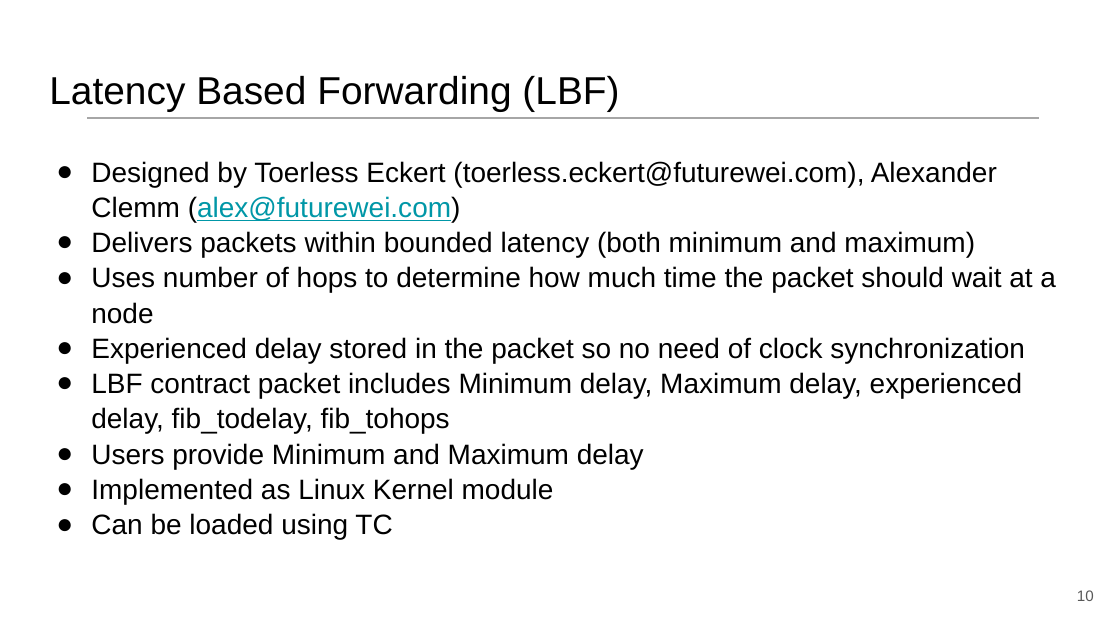
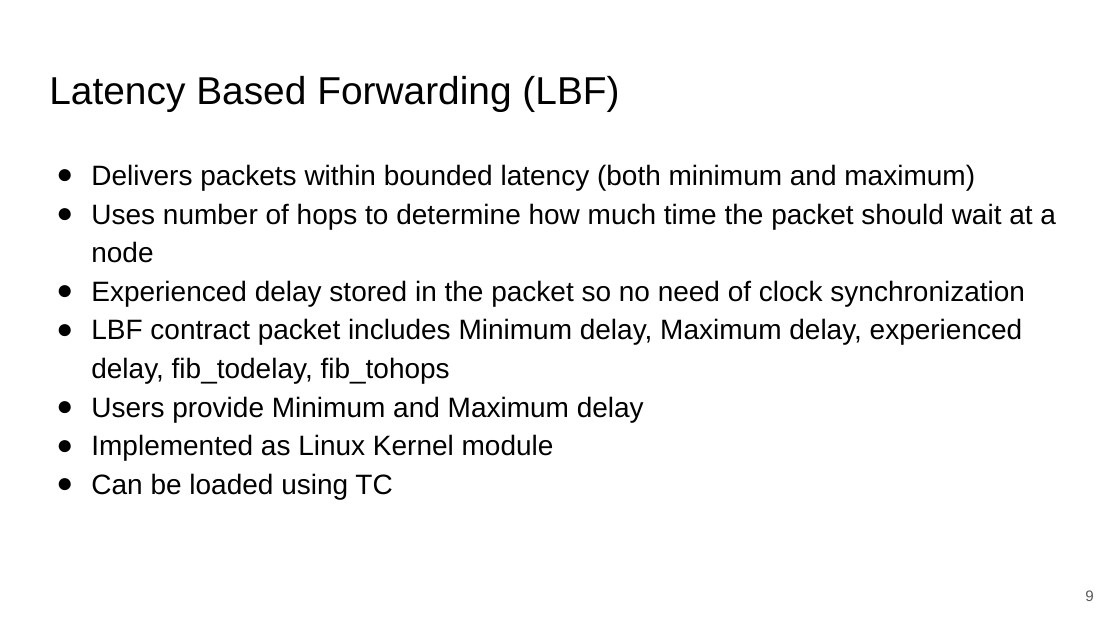
Before and after one commit to network2030/NewIP-Linux, a slide deck: slide 9 of docs/New IP Tutorial --Part-3.pptx (slide 10 before the commit). Drawn at 1120x630 pixels with LibreOffice and Linux fonts; fonts in the diff are those of the drawing. Boxes give left, top, right and bottom in pixels: in the first picture for what was removed or moved away, otherwise in the second. Text is boxed around its words. In the diff, an @@ line names an element or a change of style, - is before the commit and + after.

```diff
--- a/docs/New IP Tutorial --Part-3.pptx
+++ b/docs/New IP Tutorial --Part-3.pptx
@@ line removed from (87, 118) to (1040, 118) @@
@@ text "Delivers packets within bounded latency ..." at (91, 164, 1056, 499): line spacing 1.05 to 1.15 @@
@@ text at (91, 161, 997, 222): paragraph removed @@
-● Designed by Toerless Eckert (toerless.eckert@futurewei.com), Alexander Clemm (alex@futurewei.com)
@@ page number at (1085, 590, 1093, 601): text changed @@
-10
+9
```
Also in this commit, not shown: 16 other slides changed, 1 slide added, 1 slide removed.
